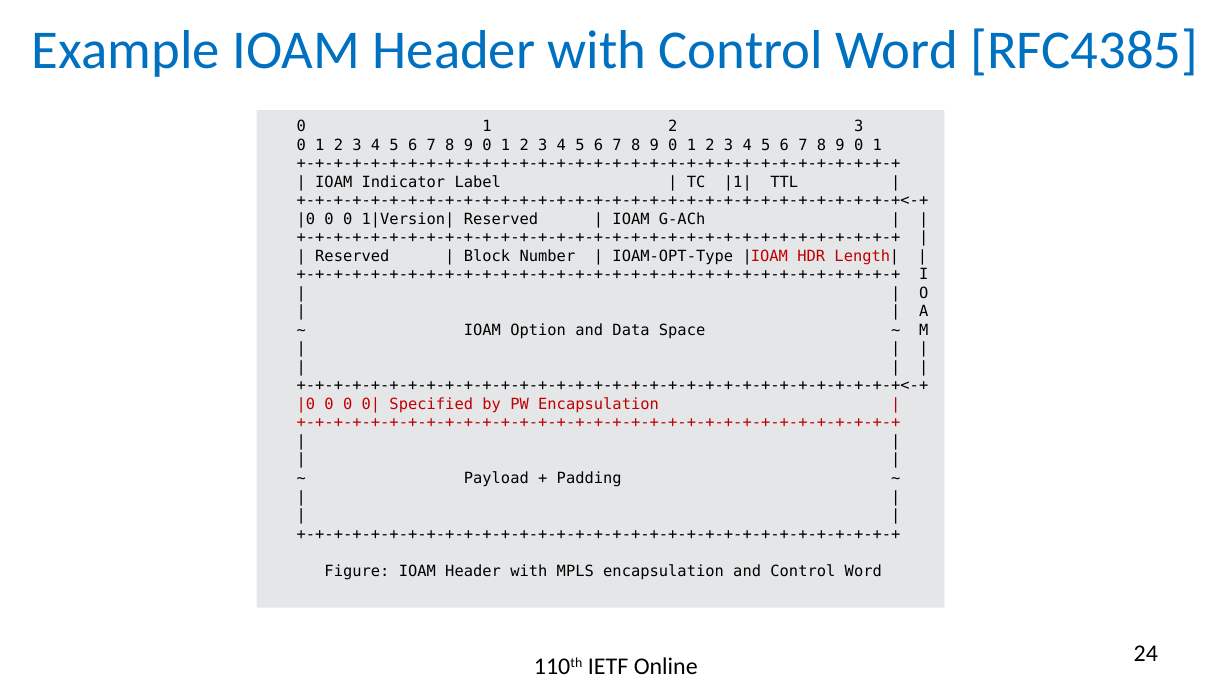
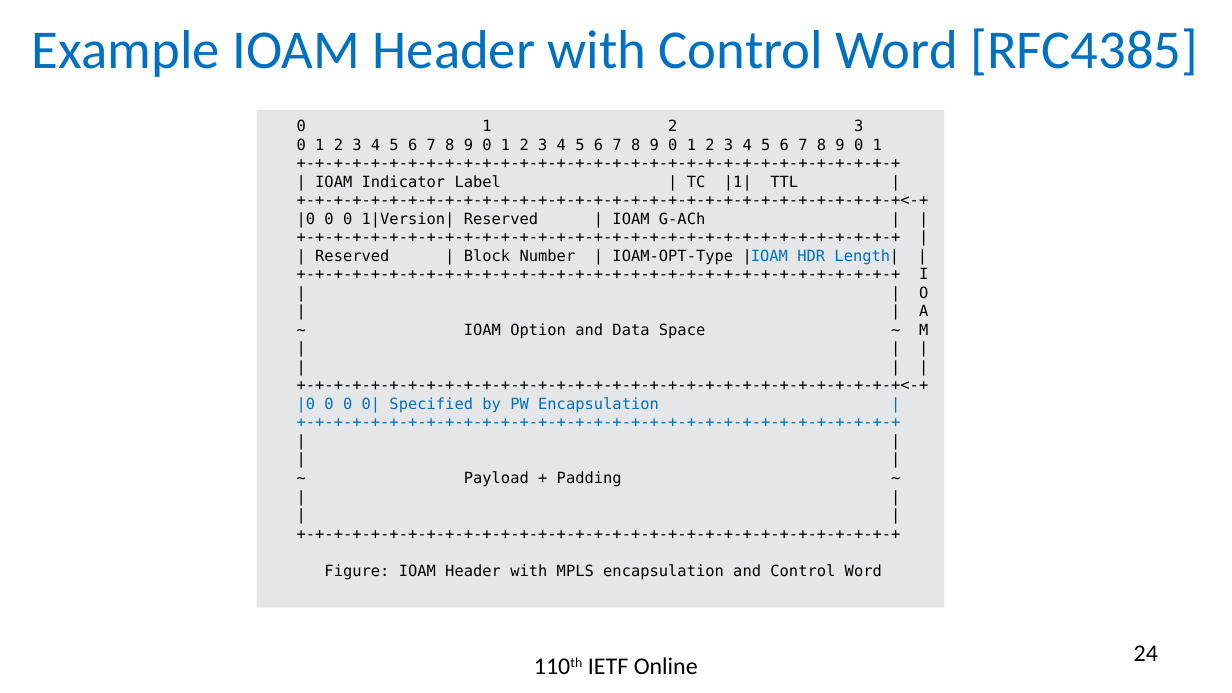
Before and after one commit to rakgandhi/ietf-slides, a slide deck: slide 24 of draft-gandhi-mpls-ioam-sr-05.pptx. Drawn at 1232x693 pixels with LibreOffice and Linux fonts; fonts in the diff are those of the drawing. Boxes give left, top, right and bottom in pixels: in the first picture for what was removed or moved away, otherwise in the second. Text is boxed around its words. In the diff, an @@ line names an element or a change of style, - is before the commit and + after.

```diff
--- a/draft-gandhi-mpls-ioam-sr-05.pptx
+++ b/draft-gandhi-mpls-ioam-sr-05.pptx
@@ text in rectangle at [297, 249, 899, 413]: text colour #C00000 to #0070C0 in "|IOAM HDR Length|", "|0 0 0 0| Specified by PW ...", "+-+-+-+-+-+-+-+-+-+-+-+-+-+-+-+-+-+-+-+-+-+-+-+-+-+-+-+-+-+- ..." @@
```
Also in this commit, not shown: 5 other slides changed, 1 slide added, 1 slide removed, 1 other file.
